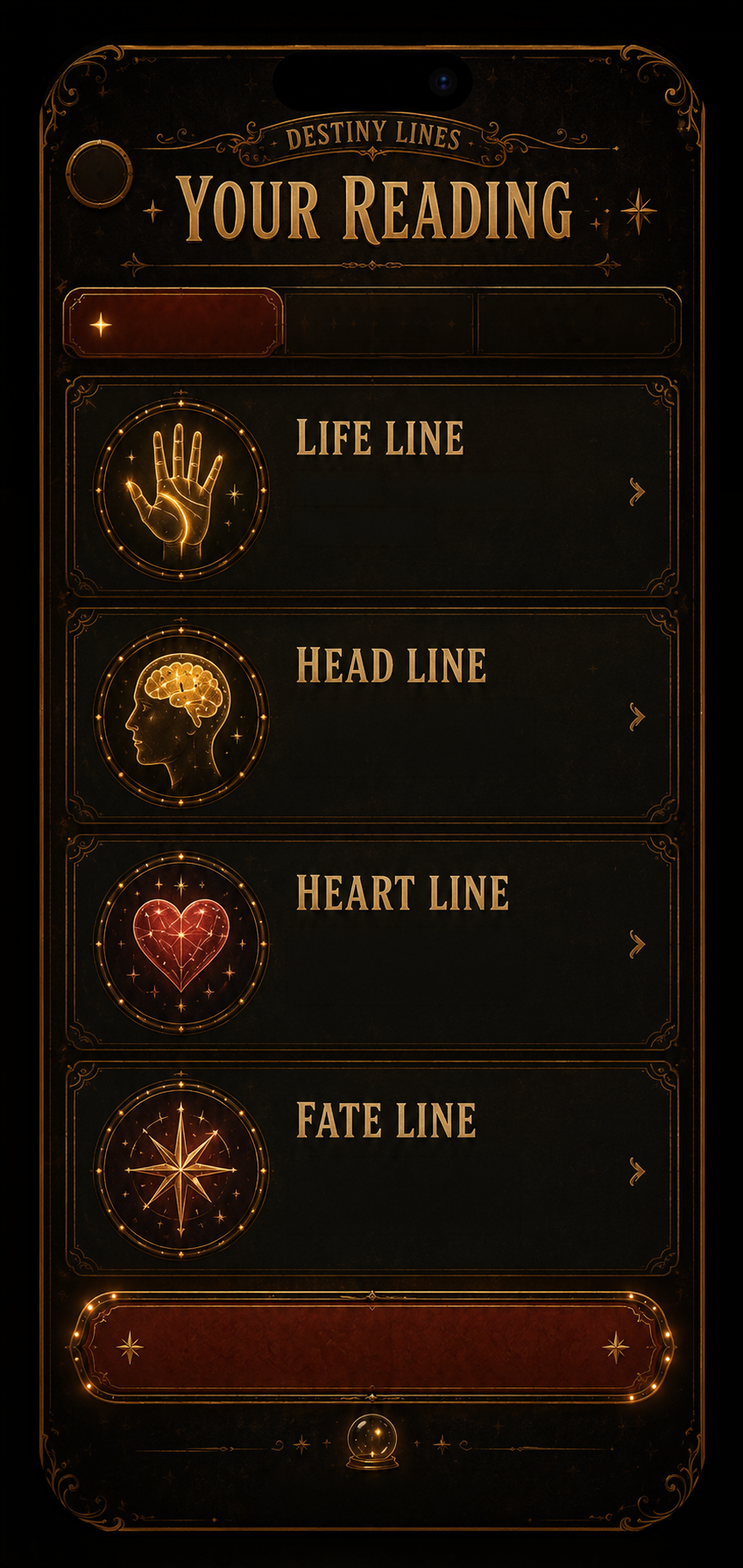
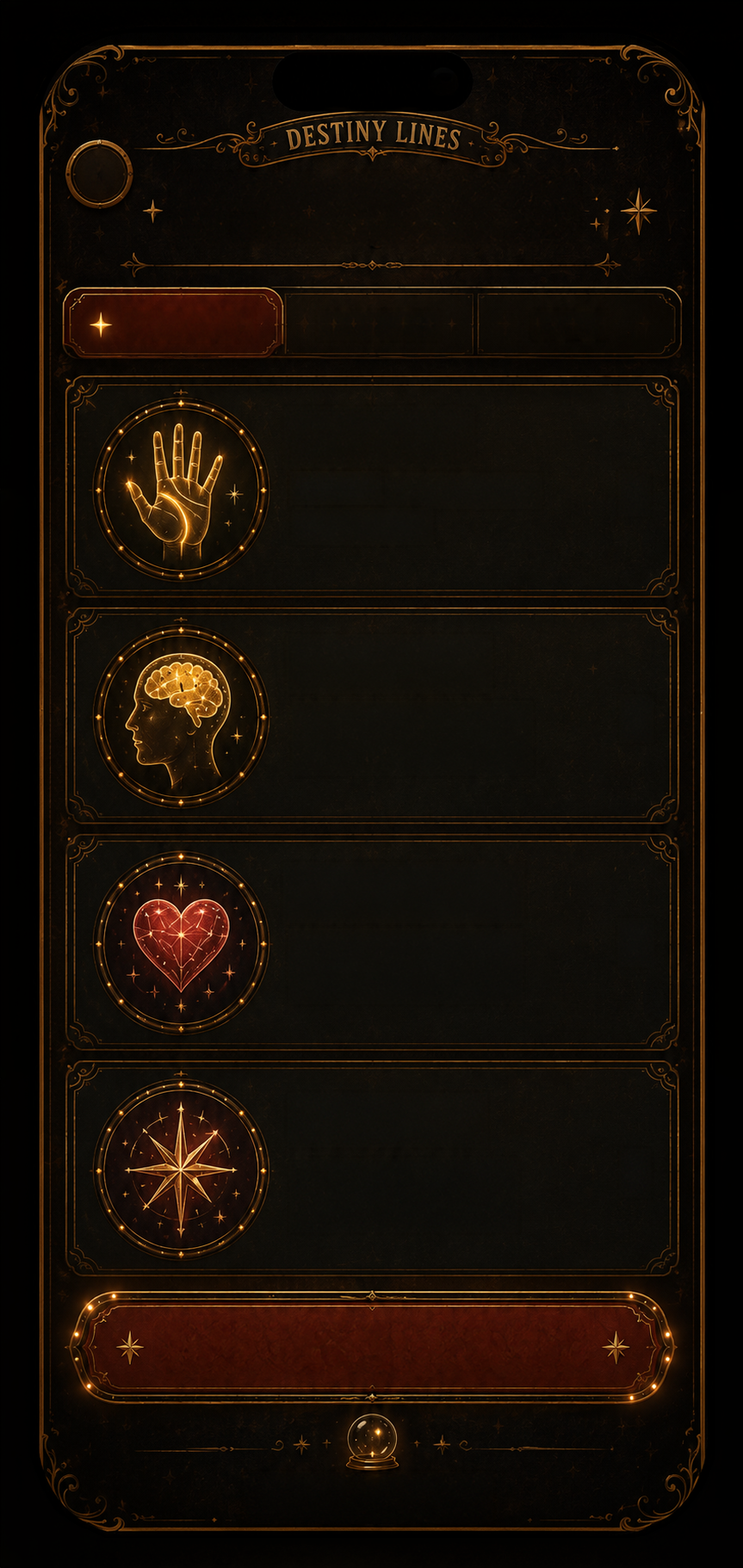
The second 743 x 1568 image is a revision of the first. Changes to its layers:
added layer "Remove tool edits 17" above "Remove tool edits 16" over [428, 72, 458, 97]
added layer "Remove tool edits 16" above "Remove tool edits 15" over [226, 208, 260, 243]
added layer "Remove tool edits 15" above "Remove tool edits 14" over [169, 171, 581, 249]
added layer "Remove tool edits 14" above "Remove tool edits 13" over [282, 405, 525, 1149]
added layer "Remove tool edits 13" above "Remove tool edits 12" over [617, 469, 655, 1198]